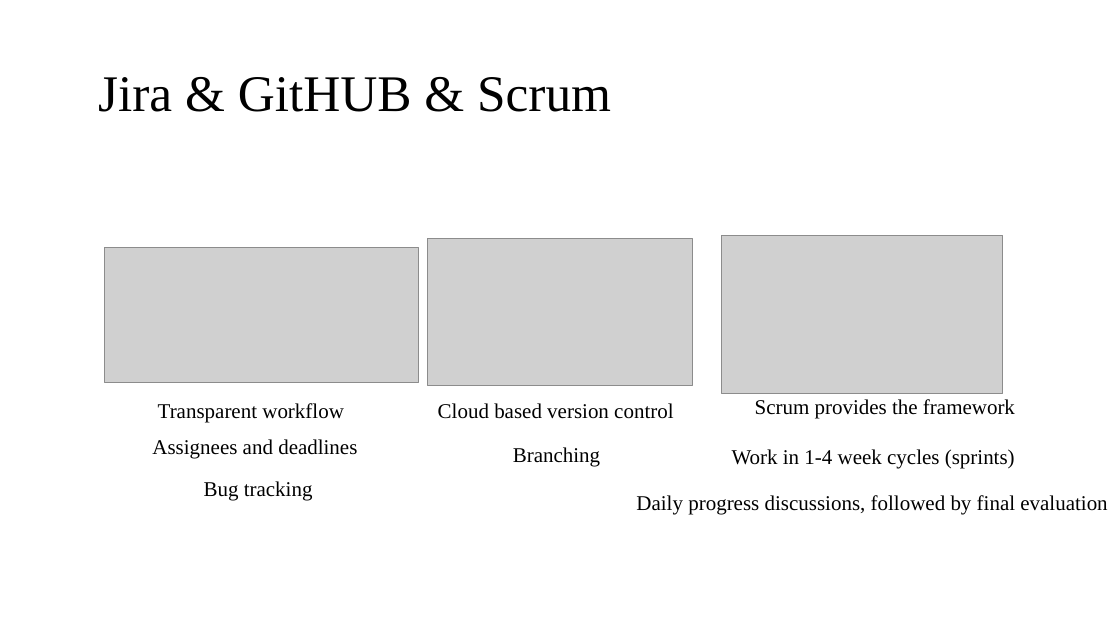
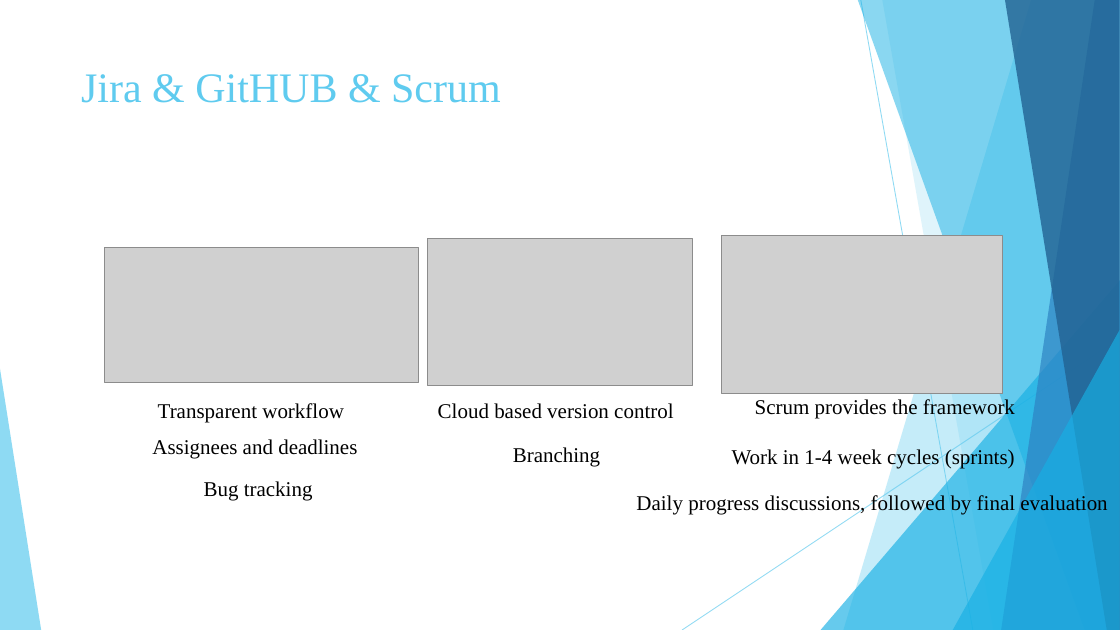
Before and after one commit to BalaWW/NetWorks, a slide deck: slide 10 of NetWorks Presentation.pptx. Drawn at 1120x630 pixels with LibreOffice and Linux fonts; fonts in the diff are those of the drawing; grey boxes stand for pictures. Boxes give left, top, right and bottom in pixels: in the first picture for what was removed or moved away, otherwise in the second. Text is boxed around its words. In the diff, an @@ line names an element or a change of style, - is before the commit and + after.

```diff
--- a/NetWorks Presentation.pptx
+++ b/NetWorks Presentation.pptx
@@ title "Jira & GitHUB & Scrum" moved from (x1=98, y1=77, x2=611, y2=112) to (x1=81, y1=74, x2=501, y2=103) @@
@@ title "Jira & GitHUB & Scrum" at (x1=81, y1=74, x2=501, y2=103): size 44 to 36 pt, text colour #000000 to #5FCBEF; line spacing 0.9 to 1; vertical alignment middle to top @@
@@ group added at (x1=0, y1=0, x2=1120, y2=630): 5 freeform shapes, 3 triangles, 2 lines @@
```
Also in this commit, not shown: 12 other slides changed, 2 other files.
